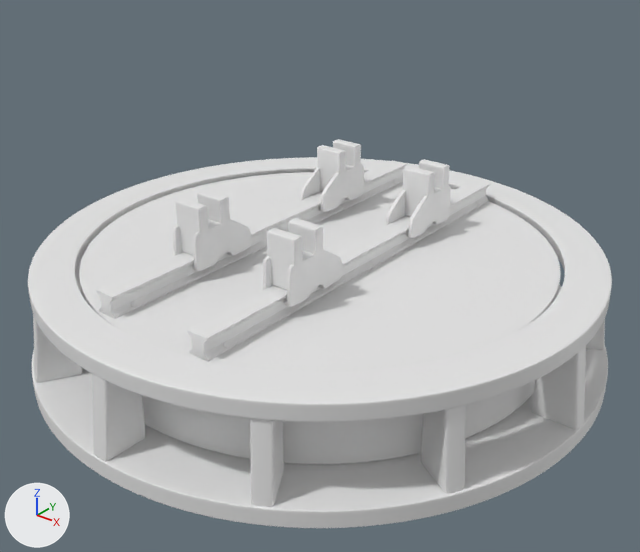
An edit to the Blender file canon.blend, drawn before and after from the same camera.
The view is the same before and after, from a 50 mm camera at (11.35, -14.18, 6.43) aimed at (0.45, -0.56, -2.01). Lighting does not change. The marker at lower left points along +X, +Y and +Z.
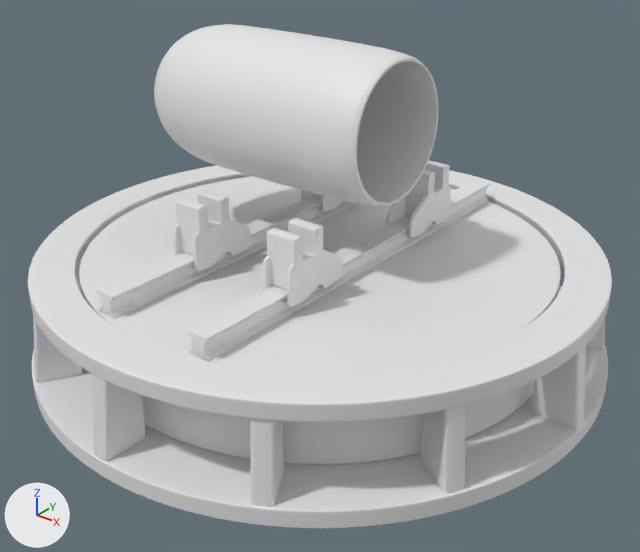
The change, as JSON lines over the scene's bpy script:
```json
{"op": "add", "block": "me_cylinder_023", "code": ["me_cylinder_023 = bpy.data.meshes.new('Cylinder.023')", "me_cylinder_023.from_pydata(...)  # 320 vertices, 320 faces; spans x -1.0..1.0, y -1.0..1.0, z -1.77..1.0"]}
{"op": "add", "block": "ob_cylinder_024", "code": ["ob_cylinder_024 = bpy.data.objects.new('Cylinder.024', me_cylinder_023)", "ob_cylinder_024.location = (-0.2, 0.0, 1.35)", "ob_cylinder_024.rotation_euler = (0.0, 1.571, 0.0)  # degrees (0, 90, 0)", "ob_cylinder_024.scale = (1.6, 1.6, 2.2)", "_m = ob_cylinder_024.modifiers.new('Subsurf', 'SUBSURF')", "_m.levels = 3"]}
```

Pixel boxes [x1, y1, x2, y2] of what changed, in the pictures (640 x 552 px):
```json
{"object": "Cylinder.024", "change": "added", "after": [154, 24, 438, 206]}
{"object": "Cube.015", "change": "unchanged, covered by the edit", "before": [301, 139, 364, 212], "after": [301, 190, 341, 212]}
```
